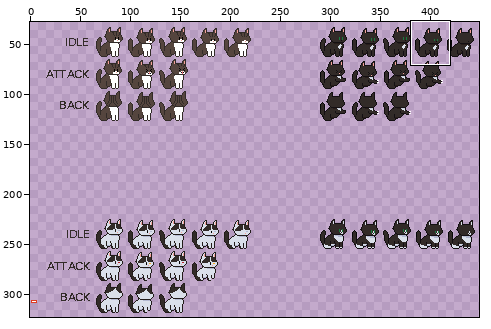
Two states of a sprite sheet, Assets/Cats/SpriteSheet.png. Above, an overview of the earlier version with the close-up marked.
Close-up. Before:
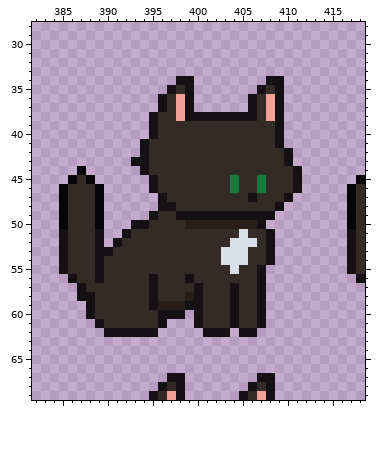
The file is 640x640 pixels. Shown: x 382..418, y 28..69. The wide view leaves out empty margins.
Now the later version:
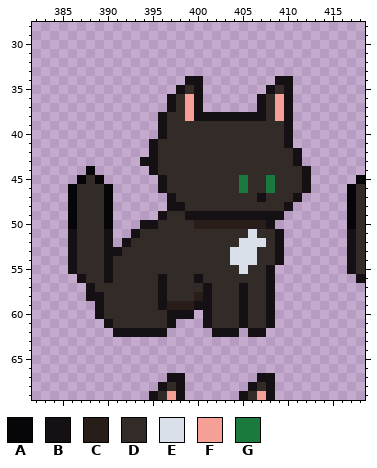
Palette (. is transparent): A #060608  B #141013  C #281d19  D #322b28  E #dae0ea  F #f5a097  G #1a7a3e
Changes in this commit:
The edit adds colour A in row 44 at x 388; in row 45 at x 389; in rows 46 to 50 at x 390.
Colour D gives way to colour A in row 45 at x 387; in rows 46 to 50 at x 386.
The edit adds colour B in rows 34 to 37 at x 400 and 410; in rows 38 to 41 at x 410; in rows 42 to 43 at x 411; in rows 44 to 46 at x 412; in row 47 at x 411; in row 48 at x 410.
The edit adds colour B in row 49 at x 409; in row 50 at x 408; in rows 51 to 52 at x 390 and 409; in rows 53 to 54 at x 409; in rows 55 to 59 at x 408; in row 60 at x 399 and 408.
The edit adds colour B in row 61 at x 397 and 408; in row 62 at x 396, 404 and 407.
Colour C gives way to colour B in row 59 at x 396.
Colour D gives way to colour B in row 35 at x 398 and 408; in rows 36 to 37 at x 397 and 407; in row 38 at x 396 and 407; in rows 39 to 40 at x 396; in rows 41 to 44 at x 395; in rows 45 to 46 at x 396.
Colour D gives way to colour B in row 47 at x 397 and 407; in row 48 at x 398; in row 49 at x 396; in row 50 at x 395; in row 51 at x 386 and 393; in row 52 at x 386 and 392.
Colour D gives way to colour B in row 53 at x 386 and 391; in rows 54 to 55 at x 386 and 390; in row 56 at x 387, 390, 396 and 400; in row 57 at x 388, 396, 401 and 405; in row 58 at x 389, 396, 401 and 405; in rows 59 to 60 at x 389, 401 and 405.
Colour D gives way to colour B in row 61 at x 390, 401 and 405.
Colour B gives way to colour C in row 50 at x 407; in row 58 at x 400; in row 59 at x 399.
Colour A gives way to colour D in row 45 at x 388; in rows 46 to 50 at x 389.
Colour B gives way to colour D in row 35 at x 399 and 409; in rows 39 to 41 at x 409; in rows 42 to 43 at x 410; in rows 44 to 46 at x 411; in row 47 at x 406 and 410; in row 48 at x 409.
Colour B gives way to colour D in row 49 at x 398; in rows 51 to 54 at x 389 and 408; in row 55 at x 389 and 407; in row 56 at x 389, 395, 399 and 407; in row 57 at x 395, 400, 404 and 407; in rows 58 to 59 at x 395, 404 and 407.
Colour B gives way to colour D in rows 60 to 61 at x 396, 404 and 407.
Colour C gives way to colour D in row 50 at x 399; in row 58 at x 399.
Colour E gives way to colour D in row 51 at x 405; in row 52 at x 404; in rows 53 to 54 at x 403; in row 55 at x 404.
Colour F gives way to colour D in rows 36 to 38 at x 398 and 408.
Colour G gives way to colour D in rows 45 to 46 at x 404 and 407.
Colour D gives way to colour E in row 51 at x 406; in row 52 at x 407; in rows 53 to 54 at x 406; in row 55 at x 405.
Colour B gives way to colour F in rows 36 to 38 at x 399 and 409.
Colour D gives way to colour G in rows 45 to 46 at x 405 and 408.
The author cleared colour A in row 44 at x 387; in row 45 at x 386; in rows 46 to 50 at x 385.
The author cleared colour B in row 34 at x 398 and 408; in row 35 at x 397 and 407; in rows 36 to 37 at x 396 and 406; in rows 38 to 40 at x 395; in rows 41 to 42 at x 394; in row 43 at x 393.
The author cleared colour B in row 44 at x 394; in rows 45 to 46 at x 395; in rows 47 to 48 at x 396; in row 49 at x 395; in row 50 at x 393; in row 51 at x 385 and 392.
The author cleared colour B in row 52 at x 385 and 391; in rows 53 to 55 at x 385; in row 56 at x 386; in rows 57 to 58 at x 387; in row 59 at x 388; in row 60 at x 388 and 400.
The author cleared colour B in row 61 at x 389 and 400; in row 62 at x 390, 401 and 405.
